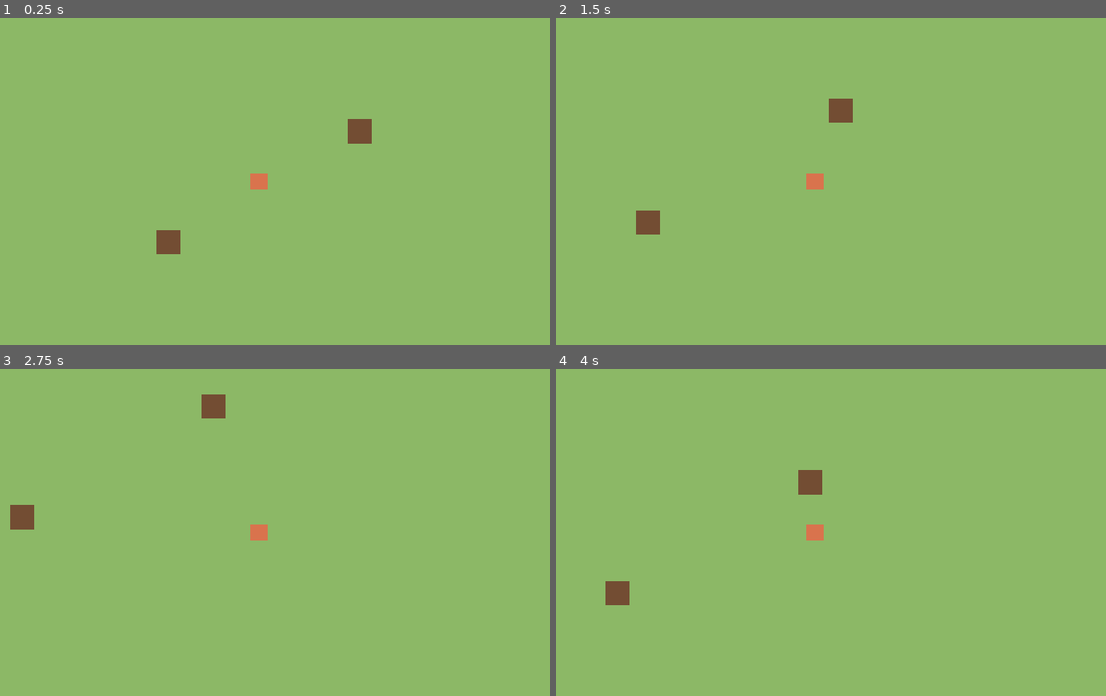
Above: before the commit, frames 1-4 (two rows, left to right).
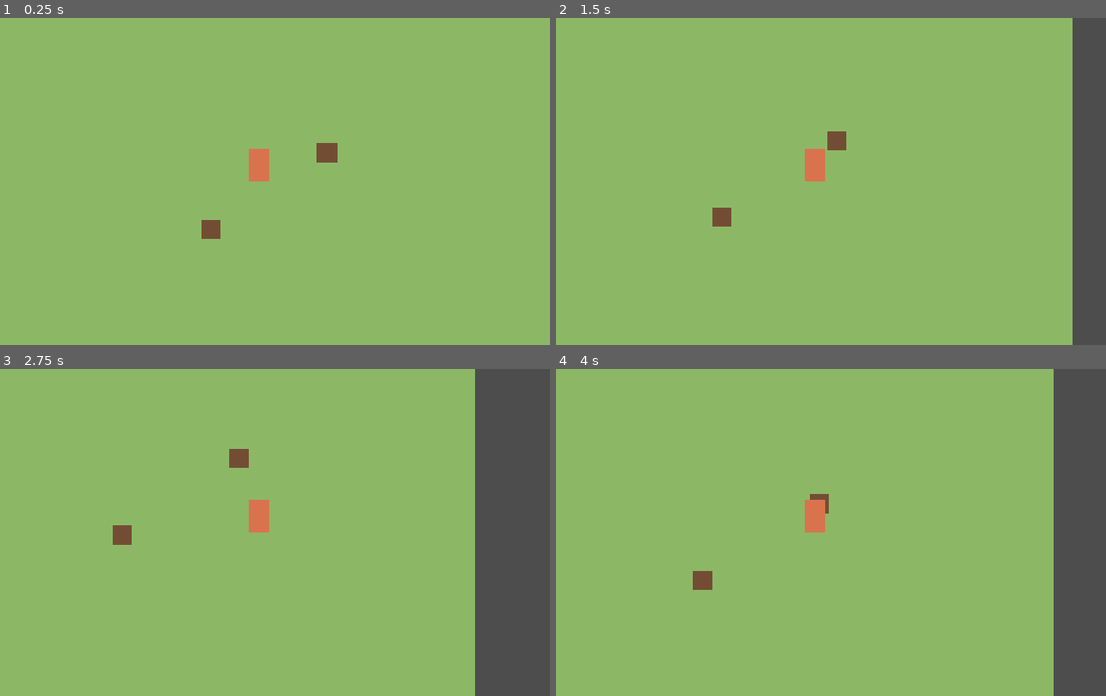
Above: after the commit, the same moments.

Repository: elxanbabayev0/The_Orchard
Game: Godot game, scene res://scenes/world/main.tscn
Same seed, same stepped clock (60 frames per second), same inputs: the game is played once before the commit and once after it.
Inputs:
- Up to frame 1 (0.25 s): no input
- Up to frame 2 (1.5 s): tap Enter at 0.5 s; hold D (move_right) 0.53-1.28 s; hold S (move_down) from 1.28 s (still down)
- Up to frame 3 (2.75 s): release S (move_down) at 2.03 s; hold D (move_right) from 2.03 s (still down)
- Up to frame 4 (4 s): release D (move_right) at 2.78 s; hold W (move_up) 2.78-3.53 s; hold A (move_left) from 3.53 s (still down)

The runs differ from the first frame. In frame 1, 1.4% of the frame differs, in the area x 28-68%, y 30-73%; in frame 2, 7.5%; in frame 3, 15%, in the area x 1-100%, y 0-100%; in frame 4, 11%.

Commit message:
Apply 1920x1080 base resolution and resize placeholders to 64 px grid
- Viewport 1920x1080, dev window override 1280x720
- Player placeholder 64x110 with origin at feet, foot-only collision
- Boxes 64x64, snapped to tile centers

Co-Authored-By: Claude Opus 5.5 <noreply@anthropic.com>

Diff:
--- a/project.godot
+++ b/project.godot
@@ -16,6 +16,10 @@
 
 [display]
 
+window/size/viewport_width=1920
+window/size/viewport_height=1080
+window/size/window_width_override=1280
+window/size/window_height_override=720
 window/stretch/mode="canvas_items"
 window/stretch/aspect="expand"
 
--- a/scenes/player/player.tscn
+++ b/scenes/player/player.tscn
@@ -3,24 +3,25 @@
 [ext_resource type="Script" uid="uid://c6x5hphljsyvw" path="res://scenes/player/player.gd" id="1_8afob"]
 
 [sub_resource type="RectangleShape2D" id="RectangleShape2D_dovo2"]
-size = Vector2(29, 29.5)
+size = Vector2(40, 20)
 
 [sub_resource type="Gradient" id="Gradient_placeholder"]
 colors = PackedColorArray(0.85, 0.45, 0.3, 1, 0.85, 0.45, 0.3, 1)
 
 [sub_resource type="GradientTexture2D" id="GradientTexture2D_placeholder"]
 gradient = SubResource("Gradient_placeholder")
-width = 32
-height = 32
+width = 64
+height = 110
 
 [node name="Player" type="CharacterBody2D" unique_id=1213999816]
 script = ExtResource("1_8afob")
 
 [node name="CollisionShape2D" type="CollisionShape2D" parent="." unique_id=2106856220]
-position = Vector2(-1, 1)
+position = Vector2(0, -10)
 shape = SubResource("RectangleShape2D_dovo2")
 
 [node name="Sprite2D" type="Sprite2D" parent="." unique_id=1100170800]
+position = Vector2(0, -55)
 texture = SubResource("GradientTexture2D_placeholder")
 
 [node name="Camera2D" type="Camera2D" parent="." unique_id=1777852088]
--- a/scenes/world/main.tscn
+++ b/scenes/world/main.tscn
@@ -3,15 +3,15 @@
 [ext_resource type="PackedScene" uid="uid://pdqctokjjk66" path="res://scenes/player/player.tscn" id="1_player"]
 
 [sub_resource type="RectangleShape2D" id="RectangleShape2D_box"]
-size = Vector2(48, 48)
+size = Vector2(64, 64)
 
 [sub_resource type="Gradient" id="Gradient_box"]
 colors = PackedColorArray(0.45, 0.3, 0.2, 1, 0.45, 0.3, 0.2, 1)
 
 [sub_resource type="GradientTexture2D" id="GradientTexture2D_box"]
 gradient = SubResource("Gradient_box")
-width = 48
-height = 48
+width = 64
+height = 64
 
 [node name="Main" type="Node2D"]
 
@@ -26,7 +26,7 @@
 [node name="Obstacles" type="Node2D" parent="."]
 
 [node name="Box1" type="StaticBody2D" parent="Obstacles"]
-position = Vector2(200, -100)
+position = Vector2(224, -96)
 
 [node name="CollisionShape2D" type="CollisionShape2D" parent="Obstacles/Box1"]
 shape = SubResource("RectangleShape2D_box")
@@ -35,7 +35,7 @@
 texture = SubResource("GradientTexture2D_box")
 
 [node name="Box2" type="StaticBody2D" parent="Obstacles"]
-position = Vector2(-180, 120)
+position = Vector2(-160, 160)
 
 [node name="CollisionShape2D" type="CollisionShape2D" parent="Obstacles/Box2"]
 shape = SubResource("RectangleShape2D_box")
